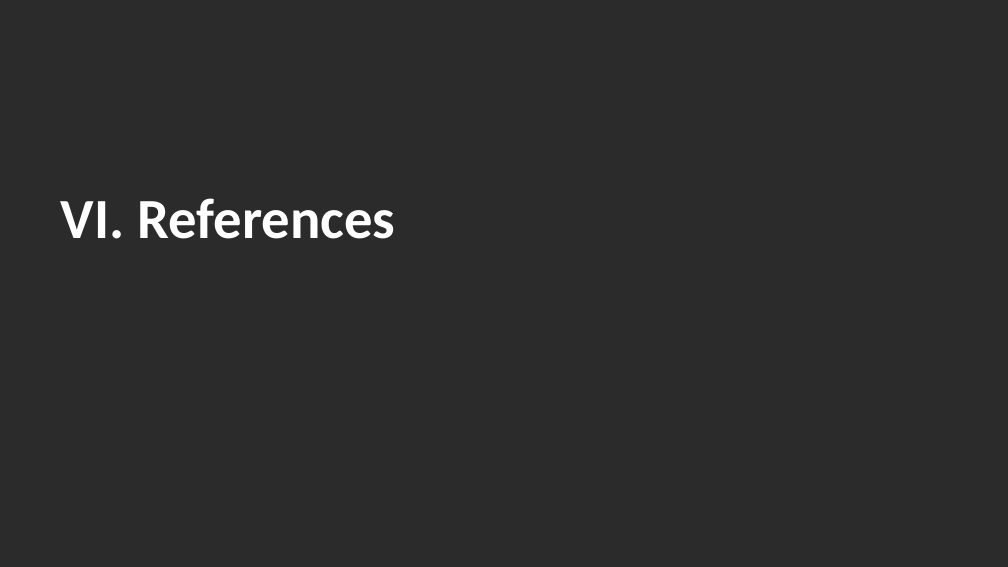
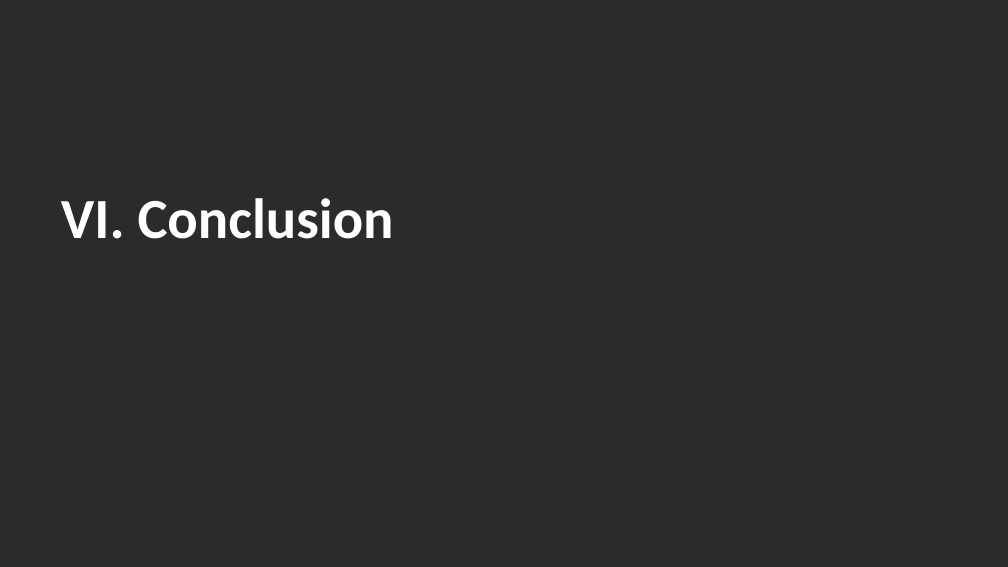
Before and after one commit to NagsTheProgrammer/WindGNN, a slide deck: slide 25 of A Recurrent Graph-Convolutional Network for Wind Speed Prediction.pptx. Drawn at 1008x567 pixels with LibreOffice and Linux fonts; fonts in the diff are those of the drawing; background and template pictures are left out; a plain dark background stands for a picture behind light text. Boxes give left, top, right and bottom in pixels: in the first picture for what was removed or moved away, otherwise in the second. Text is boxed around its words. In the diff, an @@ line names an element or a change of style, - is before the commit and + after.

```diff
--- a/A Recurrent Graph-Convolutional Network for Wind Speed Prediction.pptx
+++ b/A Recurrent Graph-Convolutional Network for Wind Speed Prediction.pptx
@@ title at <box>61,198,394,239</box>: text changed @@
-VI. References
+VI. Conclusion
```
Also in this commit, not shown: 2 other slides changed, 2 slides added.
